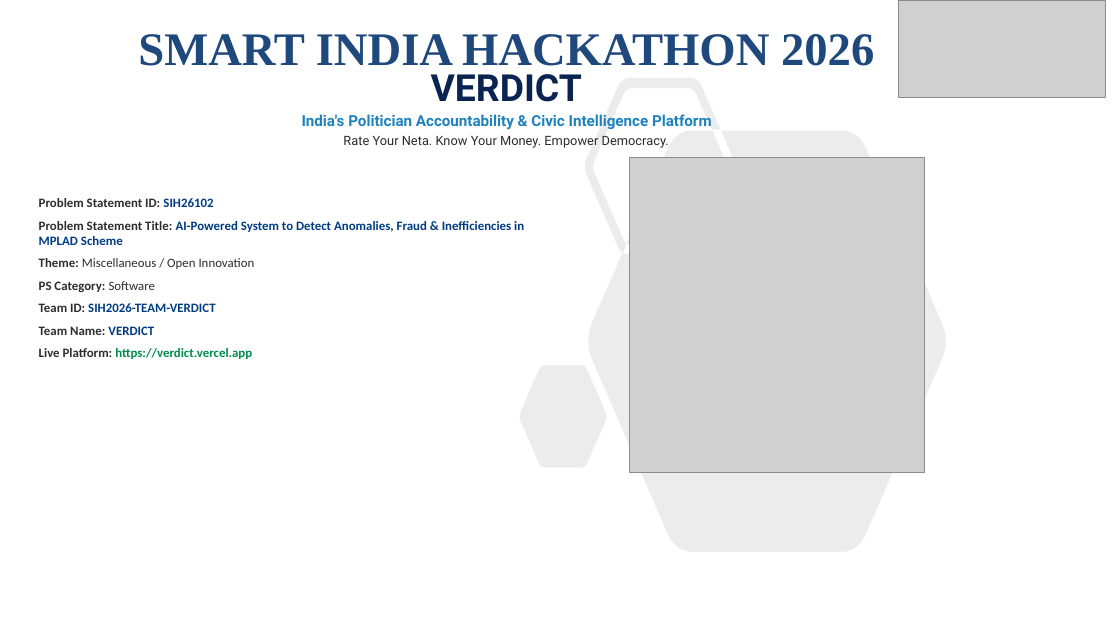
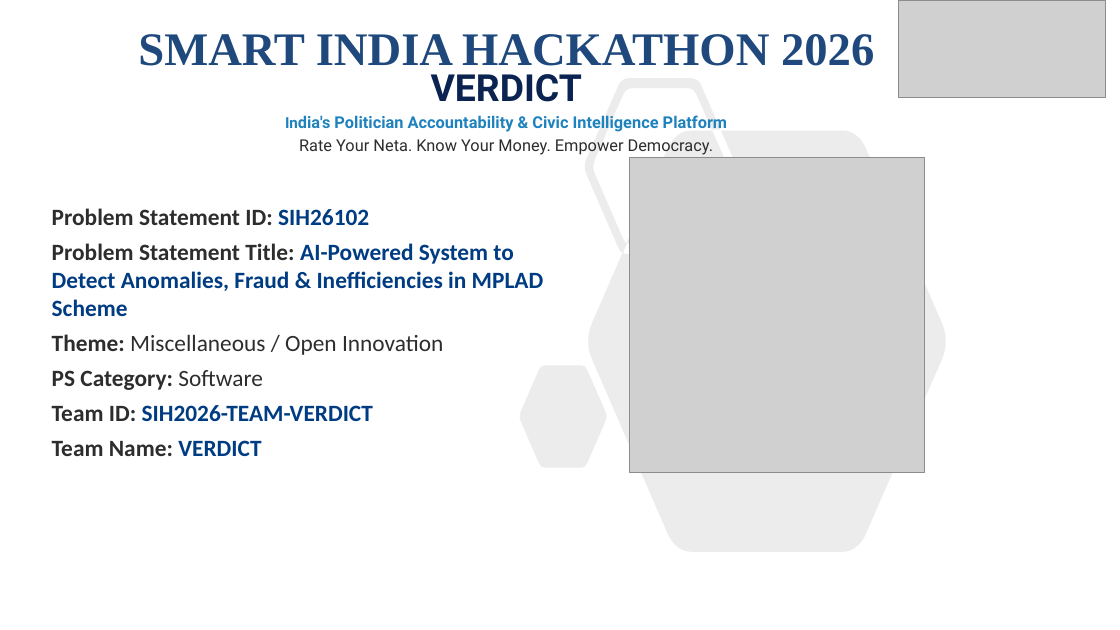
Before and after one commit to KATRIXBEE/verdict, a slide deck: slide 1 of VERDICT_SIH2026_Official.pptx. Drawn at 1120x630 pixels with LibreOffice and Linux fonts; fonts in the diff are those of the drawing; grey boxes stand for pictures. Boxes give left, top, right and bottom in pixels: in the first picture for what was removed or moved away, otherwise in the second. Text is boxed around its words. In the diff, an @@ line names an element or a change of style, - is before the commit and + after.

```diff
--- a/VERDICT_SIH2026_Official.pptx
+++ b/VERDICT_SIH2026_Official.pptx
@@ subtitle at (298,115,727,155): size 13 to 14 pt in "India's Politician Accountability & Civic Intelligence Platf ..."; size 11 to 14 pt in "Rate Your Neta. Know Your Money. Empower ..." @@
@@ text "Problem Statement ID: SIH26102": place and size @@
-text "Problem Statement ID: SIH26102" at (39,198,524,359)
+text "Problem Statement ID: SIH26102" at (52,208,544,456)
@@ text "Problem Statement ID: SIH26102" at (52,208,544,456): size 11 to 20 pt @@
@@ text at (39,348,252,359): paragraph removed @@
-Live Platform: https://verdict.vercel.app
```
Also in this commit, not shown: 5 other slides changed, 24 other files.
